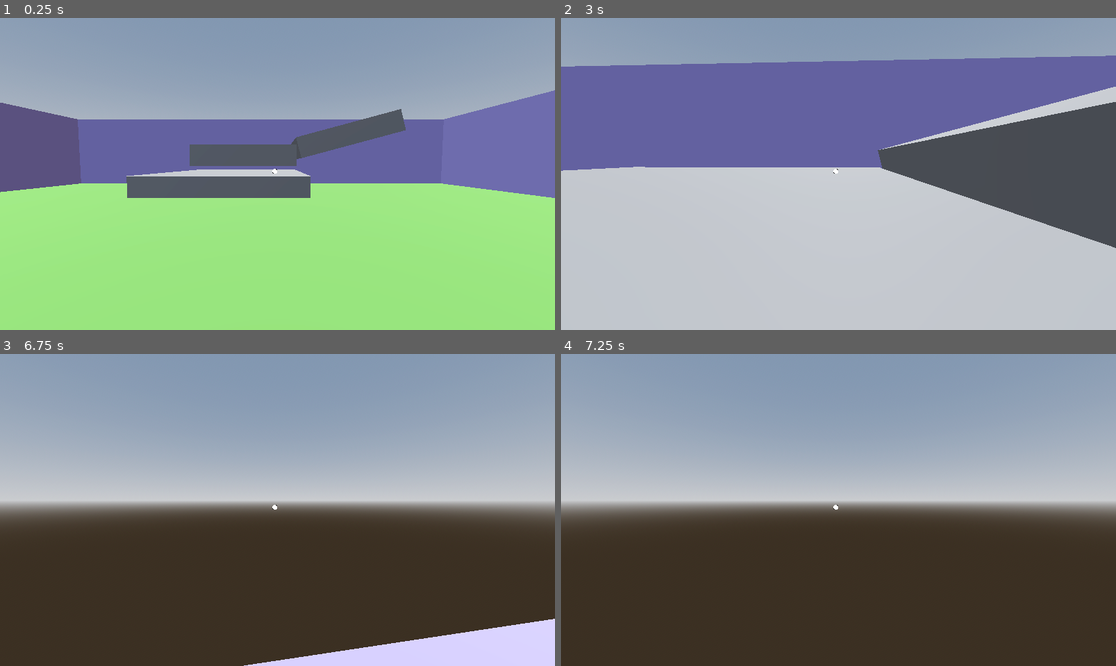
Above: before the commit, frames 1-4 (two rows, left to right).
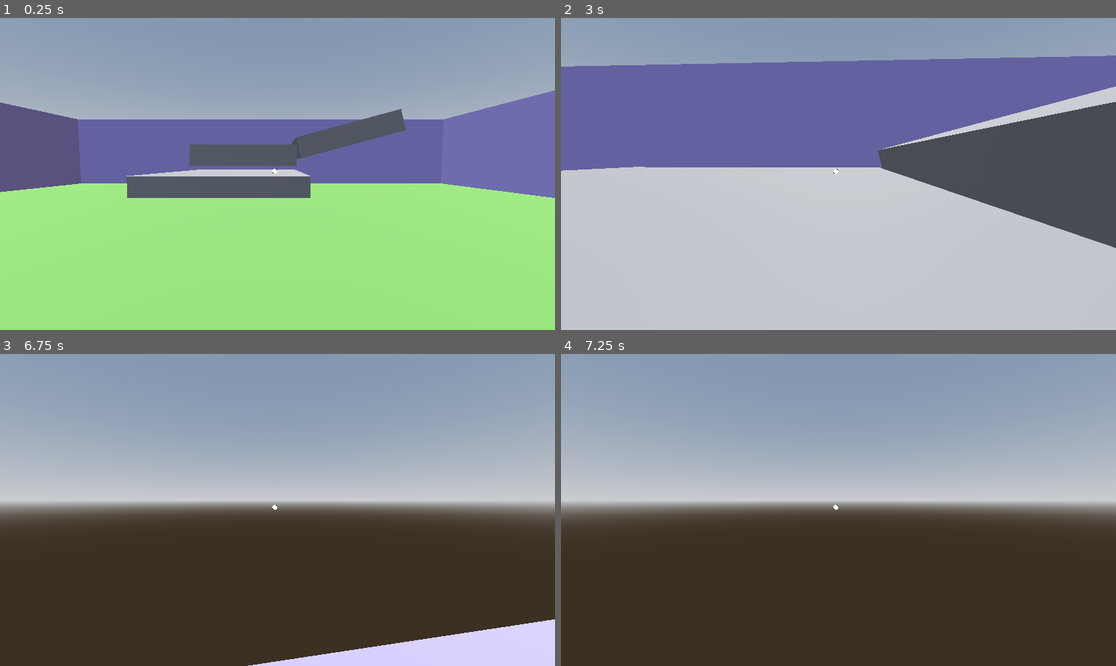
Above: after the commit, the same moments.

Repository: Lensco825/game-prototype
Game: Godot game, scene res://main.tscn
Same seed, same stepped clock (60 frames per second), same inputs: the game is played once before the commit and once after it.
Inputs (mouse positions are in pixels of both pictures, inside the frame that each line leads up to):
- Up to frame 1 (0.25 s): no input
- Up to frame 2 (3 s): tap Enter (ui_accept) at 0.5, 0.77, 1.52 s; move the mouse to (866, 174) at 0.52 s; hold W (forward) from 0.53 s (still down); tap E (interact, bound only after the commit) every 0.75 s from 0.6 to 2.85 s; move the mouse to (810, 174) at 1.27 s; move the mouse to (849, 167) at 2.02 s; move the mouse to (832, 180) at 2.77 s
- Up to frame 3 (6.75 s): tap Enter (ui_accept) at 3.02, 3.77, 4.52, 5, 6.02 s; move the mouse to (316, 513) at 3.52 s; tap E (interact, bound only after the commit) every 0.75 s from 3.6 to 6.6 s; move the mouse to (233, 506) at 4.27 s; move the mouse to (283, 510) at 5.02 s; move the mouse to (255, 503) at 5.77 s; release W (forward) at 5.78 s; hold D (right) 5.78-6.53 s; move the mouse to (305, 510) at 6.52 s; hold W (forward) from 6.53 s (still down)
- Up to frame 4 (7.25 s): keep holding W (forward); tap Enter (ui_accept) at 6.77 s

Frames 1-2 are identical in both runs. In frame 3, 0.1% of the frame differs, in the area x 43-100%, y 84-100%; in frame 4, nothing differs.

Commit message:
Added another item

Diff:
--- /dev/null
+++ b/item.tscn
@@ -0,0 +1,25 @@
+[gd_scene load_steps=5 format=3 uid="uid://c48fu2stairms"]
+
+[sub_resource type="StandardMaterial3D" id="StandardMaterial3D_vpy52"]
+cull_mode = 1
+shading_mode = 0
+albedo_color = Color(0.95919, 0, 0.333578, 1)
+grow = true
+grow_amount = 0.02
+
+[sub_resource type="StandardMaterial3D" id="StandardMaterial3D_tnite"]
+albedo_color = Color(0.200039, 0.669676, 0.837588, 1)
+
+[sub_resource type="BoxMesh" id="BoxMesh_ttk8k"]
+material = SubResource("StandardMaterial3D_tnite")
+
+[sub_resource type="BoxShape3D" id="BoxShape3D_kg5e7"]
+
+[node name="item" type="StaticBody3D"]
+
+[node name="MeshInstance3D" type="MeshInstance3D" parent="."]
+material_overlay = SubResource("StandardMaterial3D_vpy52")
+mesh = SubResource("BoxMesh_ttk8k")
+
+[node name="CollisionShape3D" type="CollisionShape3D" parent="."]
+shape = SubResource("BoxShape3D_kg5e7")
--- a/main.tscn
+++ b/main.tscn
@@ -1,7 +1,8 @@
-[gd_scene load_steps=18 format=3 uid="uid://0p3isd7ayahr"]
+[gd_scene load_steps=19 format=3 uid="uid://0p3isd7ayahr"]
 
 [ext_resource type="Script" uid="uid://baxvy5n4okv8c" path="res://main.gd" id="1_h2yge"]
 [ext_resource type="PackedScene" uid="uid://coawbeklf7j6u" path="res://player.tscn" id="1_ig7tw"]
+[ext_resource type="PackedScene" uid="uid://c48fu2stairms" path="res://item.tscn" id="3_h2yge"]
 
 [sub_resource type="ProceduralSkyMaterial" id="ProceduralSkyMaterial_ig7tw"]
 sky_horizon_color = Color(0.662243, 0.671743, 0.686743, 1)
@@ -155,3 +156,6 @@
 
 [node name="CollisionShape3D" type="CollisionShape3D" parent="blockInteract"]
 shape = SubResource("BoxShape3D_lquwl")
+
+[node name="item" parent="." instance=ExtResource("3_h2yge")]
+transform = Transform3D(1, 0, 0, 0, 1, 0, 0, 0, 1, 2.57575, 0.75, 5.98368)
--- a/player.gd
+++ b/player.gd
@@ -1,6 +1,6 @@
 extends CharacterBody3D
 
-const SPEED = 5.0
+var SPEED = 5.0
 const JUMP_VELOCITY = 4.5
 const SENSITIVITY = 0.003
 var gravity = ProjectSettings.get_setting("physics/3d/default_gravity")
@@ -34,12 +34,15 @@
 	else:
 		interactInfo.modulate.a = 0
 
+	if Input.is_action_just_pressed("interact") && $head/Camera3D/RayCast3D.is_colliding():
+		print("good!")
 
 	if not is_on_floor():
 		velocity.y -= gravity * delta
 
 	if Input.is_action_just_pressed("ui_accept") and is_on_floor():
 		velocity.y = JUMP_VELOCITY
+
 
 	var input_dir = Input.get_vector("left", "right", "forward", "backward")
 	var direction = (player.transform.basis * Vector3(input_dir.x, 0, input_dir.y)).normalized()
--- a/project.godot
+++ b/project.godot
@@ -14,6 +14,10 @@
 run/main_scene="uid://0p3isd7ayahr"
 config/features=PackedStringArray("4.4", "Forward Plus")
 config/icon="res://icon.svg"
+
+[gui]
+
+timers/custom=""
 
 [input]
 
@@ -37,6 +41,16 @@
 "events": [Object(InputEventKey,"resource_local_to_scene":false,"resource_name":"","device":-1,"window_id":0,"alt_press …(192 unchanged characters)…
 ]
 }
+run={
+"deadzone": 0.2,
+"events": [Object(InputEventKey,"resource_local_to_scene":false,"resource_name":"","device":-1,"window_id":0,"alt_pressed":false,"shift_pressed":false,"ctrl_pressed":false,"meta_pressed":false,"pressed":false,"keycode":0,"physical_keycode":4194325,"key_label":0,"unicode":0,"location":0,"echo":false,"script":null)
+]
+}
+interact={
+"deadzone": 0.2,
+"events": [Object(InputEventKey,"resource_local_to_scene":false,"resource_name":"","device":-1,"window_id":0,"alt_pressed":false,"shift_pressed":false,"ctrl_pressed":false,"meta_pressed":false,"pressed":false,"keycode":0,"physical_keycode":69,"key_label":0,"unicode":101,"location":0,"echo":false,"script":null)
+]
+}
 
 [rendering]
 
